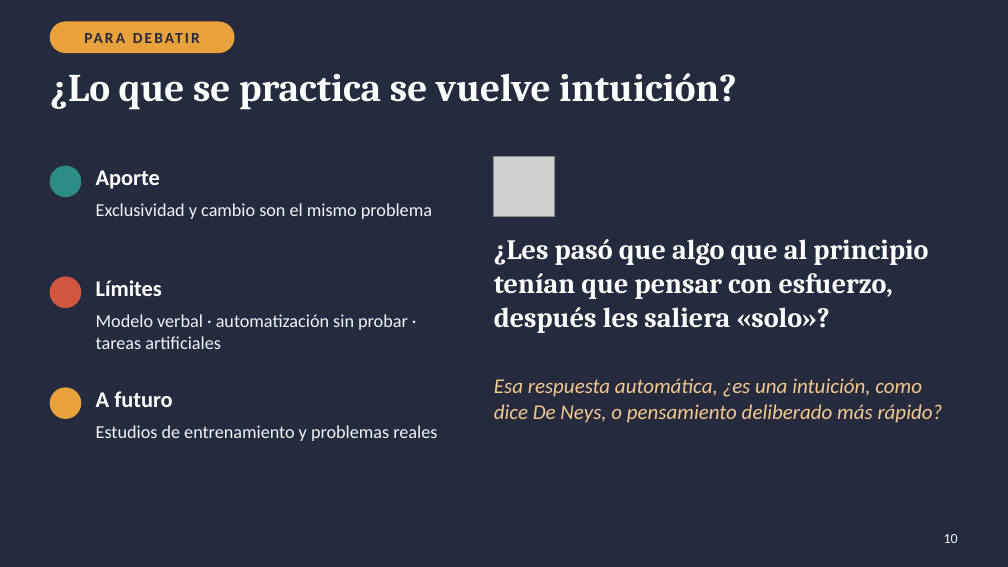
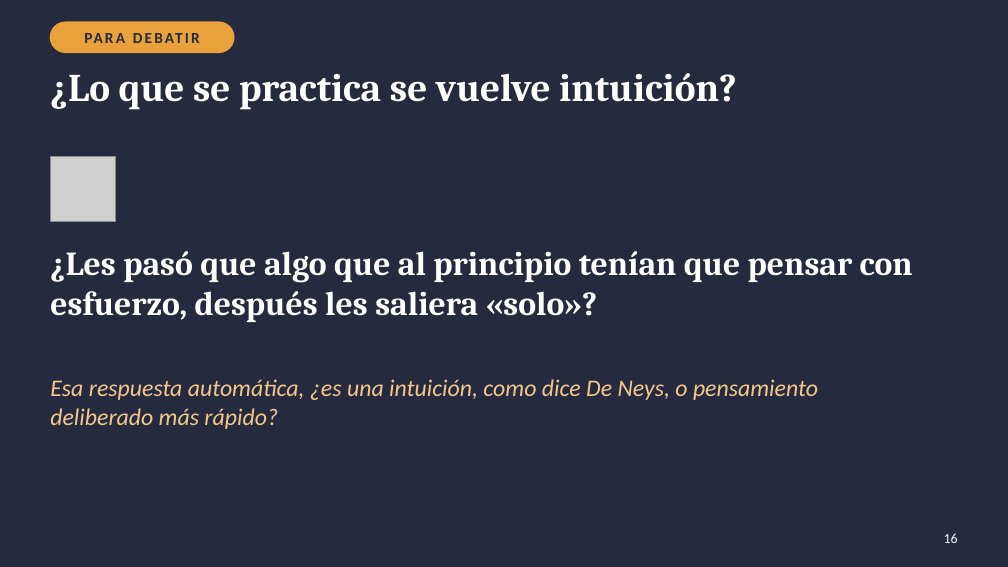
Before and after one commit to Franco4447/psicologia-favaloro, a slide deck: slide 16 of 2do Año/Procesos Básicos III/6_Entregables/U03_PresentacionArticulo_FastAndSlowThinking_Diapositivas.pptx (slide 10 before the commit). Drawn at 1008x567 pixels with LibreOffice and Linux fonts; fonts in the diff are those of the drawing; grey boxes stand for pictures. Boxes give left, top, right and bottom in pixels: in the first picture for what was removed or moved away, otherwise in the second. Text is boxed around its words. In the diff, an @@ line names an element or a change of style, - is before the commit and + after.

```diff
--- a/2do Año/Procesos Básicos III/6_Entregables/U03_PresentacionArticulo_FastAndSlowThinking_Diapositivas.pptx
+++ b/2do Año/Procesos Básicos III/6_Entregables/U03_PresentacionArticulo_FastAndSlowThinking_Diapositivas.pptx
@@ picture: place and size @@
-picture at box(494, 156, 554, 217)
+picture at box(50, 156, 116, 222)
@@ ellipse removed at box(50, 166, 81, 197) @@
@@ text removed at box(96, 170, 160, 189) @@
-Aporte
@@ text removed at box(96, 203, 432, 219) @@
-Exclusividad y cambio son el mismo problema
@@ text "¿Les pasó que algo que ...": place and size @@
-text "¿Les pasó que algo que ..." at box(494, 239, 928, 333)
+text "¿Les pasó que algo que ..." at box(50, 251, 913, 322)
@@ text "¿Les pasó que algo que ..." at box(50, 251, 913, 322): size 20 to 24 pt @@
@@ ellipse removed at box(50, 277, 81, 307) @@
@@ text removed at box(96, 280, 162, 296) @@
-Límites
@@ text removed at box(96, 314, 408, 349) @@
-Modelo verbal · automatización sin probar · tareas artificiales
@@ text "Esa respuesta automática, ¿es una ...": place and size @@
-text "Esa respuesta automática, ¿es una ..." at box(494, 378, 943, 423)
+text "Esa respuesta automática, ¿es una ..." at box(50, 379, 818, 429)
@@ text "Esa respuesta automática, ¿es una ..." at box(50, 379, 818, 429): size 15 to 17 pt @@
@@ ellipse removed at box(50, 388, 81, 418) @@
@@ text removed at box(96, 391, 172, 407) @@
-A futuro
@@ text removed at box(96, 425, 437, 441) @@
-Estudios de entrenamiento y problemas reales
@@ page number at box(944, 533, 958, 543): text changed @@
-10
+16
```
Also in this commit, not shown: 10 other slides changed, 6 slides added, 3 other files.
